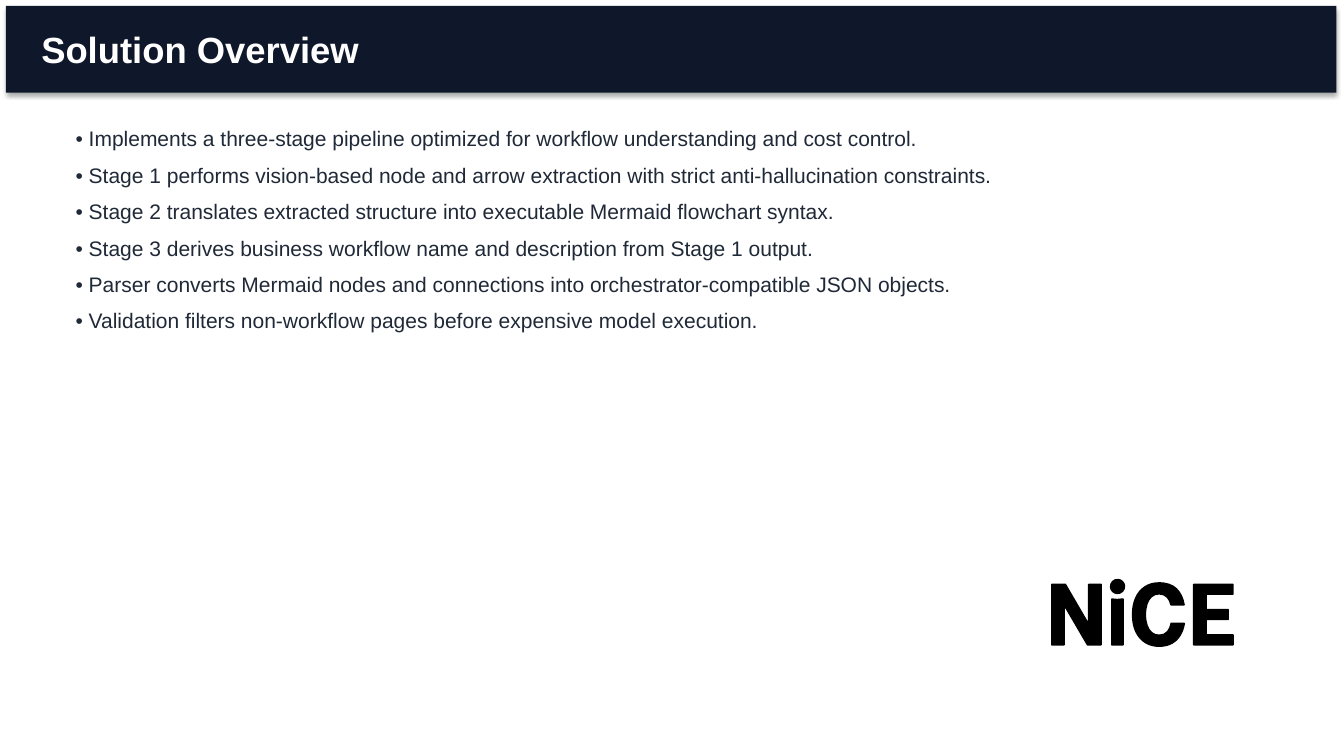
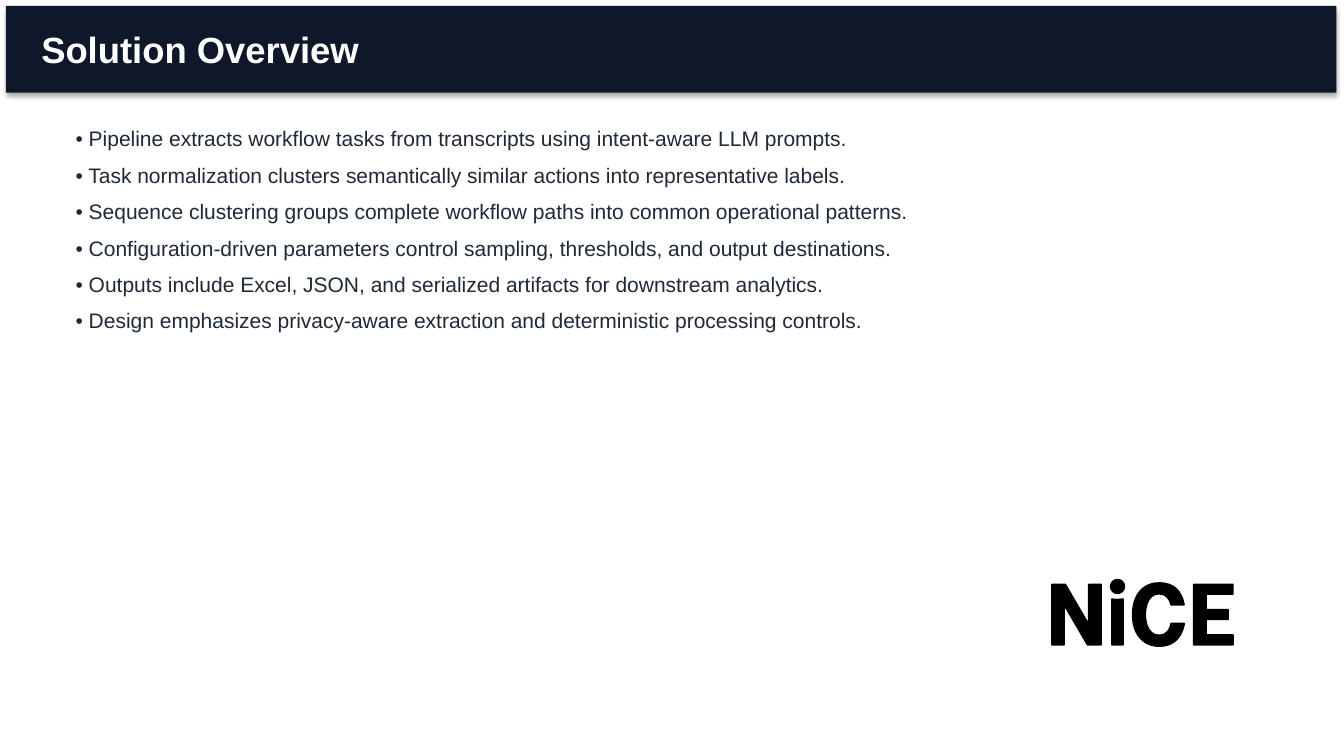
Before and after one commit to sagar-mokashi/cxone-reasearch-ppt-generation, a slide deck: slide 4 of output/project_presentation.pptx. Drawn at 1344x756 pixels with LibreOffice and Linux fonts; fonts in the diff are those of the drawing; background and template pictures are left out. Boxes give left, top, right and bottom in pixels: in the first picture for what was removed or moved away, otherwise in the second. Text is boxed around its words. In the diff, an @@ line names an element or a change of style, - is before the commit and + after.

```diff
--- a/output/project_presentation.pptx
+++ b/output/project_presentation.pptx
@@ text at (x1=88, y1=130, x2=908, y2=333): text changed @@
-• Implements a three-stage pipeline optimized for workflow understanding and cost control.
-• Stage 1 performs vision-based node and arrow extraction with strict anti-hallucination constraints.
-• Stage 2 translates extracted structure into executable Mermaid flowchart syntax.
-• Stage 3 derives business workflow name and description from Stage 1 output.
-• Parser converts Mermaid nodes and connections into orchestrator-compatible JSON objects.
-• Validation filters non-workflow pages before expensive model execution.
+• Pipeline extracts workflow tasks from transcripts using intent-aware LLM prompts.
+• Task normalization clusters semantically similar actions into representative labels.
+• Sequence clustering groups complete workflow paths into common operational patterns.
+• Configuration-driven parameters control sampling, thresholds, and output destinations.
+• Outputs include Excel, JSON, and serialized artifacts for downstream analytics.
+• Design emphasizes privacy-aware extraction and deterministic processing controls.
```
Also in this commit, not shown: 9 other slides changed, 2 slides added, 2 slides removed, 7 other files.
